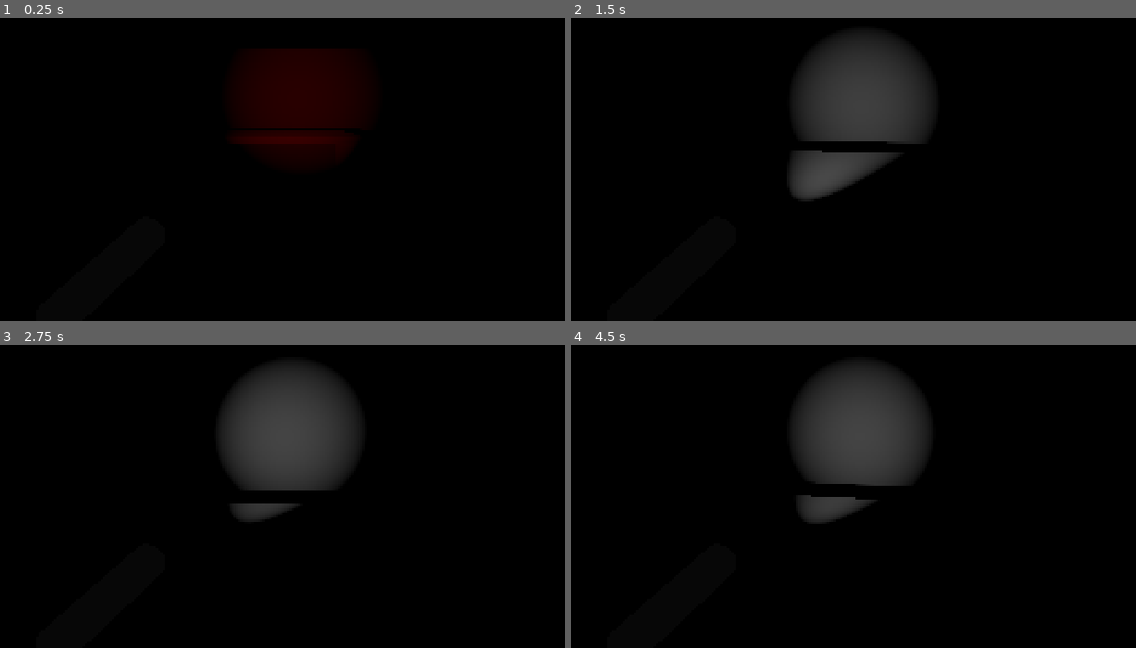
Above: before the commit, frames 1-4 (two rows, left to right).
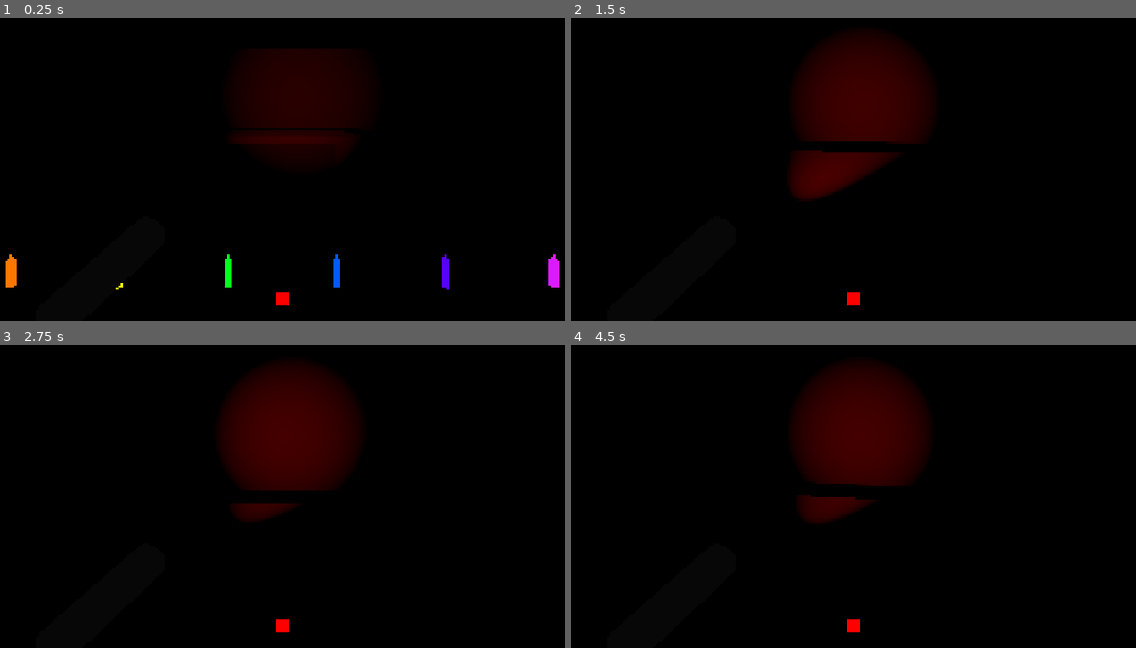
Above: after the commit, the same moments.

Repository: goamek/respawngamejam2026
Game: Godot game, scene res://src/level/scenes/test_room.tscn
The game is run twice, just before and just after one commit, with the same random seed, the same clock (stepped at 60 frames per second) and the same inputs.
Inputs (mouse positions are in pixels of both pictures, inside the frame that each line leads up to):
- Up to frame 1 (0.25 s): no input
- Up to frame 2 (1.5 s): tap Enter at 0.5 s; move the mouse to (893, 111) at 0.52 s; hold R (color_next) 0.53-1.28 s; hold W (move_forward) from 0.53 s (still down); tap Q (color_prev) at 0.8, 1.35 s; move the mouse to (813, 114) at 1.27 s
- Up to frame 3 (2.75 s): keep holding W (move_forward); tap F (flashlight) at 1.55 s; tap Space at 2 s; move the mouse to (299, 432) at 2.02 s; hold F (flashlight) from 2.03 s (still down); tap E (interact) at 2.3 s
- Up to frame 4 (4.5 s): keep holding W (move_forward); tap Enter at 2.75 s; move the mouse to (842, 444) at 2.77 s; release F (flashlight) at 2.78 s; tap E (interact) at 2.85 s; tap R (color_next) at 3.05 s; tap Space at 3.5 s; move the mouse to (910, 444) at 3.52 s; hold R (color_next) 3.53-4.28 s; tap Q (color_prev) at 3.8, 4.35 s; move the mouse to (797, 435) at 4.27 s

The runs differ from the first frame. In frame 1, 0.9% of the frame differs, in the area x 0-100%, y 77-95%; in frame 2, 9.3%, in the area x 38-64%, y 5-95%; in frame 3, 9.0%; in frame 4, 8.9%.

Commit message:
unlocking colors via crayons

Diff:
--- a/respawn-game-jam-2026/src/flashlight/scripts/flashlight.gd
+++ b/respawn-game-jam-2026/src/flashlight/scripts/flashlight.gd
@@ -7,6 +7,8 @@
 signal toggled(is_on: bool)
 ## Emitted when the beam changes to a different hue.
 signal hue_changed(hue: Spectrum.Hue)
+## Emitted when a hue becomes available to cycle to.
+signal hue_unlocked(hue: Spectrum.Hue)
 
 ## Value published as the beam hue while the light is off, matching no object.
 const NO_HUE: int = -1
@@ -64,14 +66,15 @@
 	hue_changed.emit(current_hue)
 
 
-## Adds [param hue] to the hues the player can cycle through, keeping the current hue selected.
+## Unlocks [param hue] and switches the beam to it; the seventh spectrum hue also unlocks white.
 func unlock_hue(hue: Spectrum.Hue) -> void:
 	if unlocked_hues.has(hue):
 		return
-	var selected: Spectrum.Hue = current_hue
-	unlocked_hues.append(hue)
-	unlocked_hues.sort()
-	_hue_index = unlocked_hues.find(selected)
+	_add_hue(hue)
+	if Spectrum.has_all_colors(unlocked_hues) and not unlocked_hues.has(Spectrum.Hue.WHITE):
+		_add_hue(Spectrum.Hue.WHITE)
+	_refresh_light()
+	hue_changed.emit(current_hue)
 
 
 ## Whether [param point], in global space, is inside the beam's cone and range while the light is on.
@@ -82,6 +85,14 @@
 	if to_point.length() > _light.spot_range:
 		return false
 	return to_point.normalized().dot(_beam_direction()) >= _cone_cos()
+
+
+## Adds [param hue] in spectrum order, selects it, and announces it.
+func _add_hue(hue: Spectrum.Hue) -> void:
+	unlocked_hues.append(hue)
+	unlocked_hues.sort()
+	_hue_index = unlocked_hues.find(hue)
+	hue_unlocked.emit(hue)
 
 
 ## Returns the direction the beam points, in global space.
--- a/respawn-game-jam-2026/src/flashlight/scripts/spectrum.gd
+++ b/respawn-game-jam-2026/src/flashlight/scripts/spectrum.gd
@@ -21,6 +21,14 @@
 	return COLORS[hue]
 
 
+## Whether [param hues] contains all seven spectrum colors; white does not count.
+static func has_all_colors(hues: Array[Hue]) -> bool:
+	for hue: Hue in Hue.values():
+		if hue != Hue.WHITE and not hues.has(hue):
+			return false
+	return true
+
+
 ## Whether a beam of [param beam_hue] reveals an object of [param object_hue]. White reveals every hue.
 static func reveals(beam_hue: Hue, object_hue: Hue) -> bool:
 	return beam_hue == object_hue or beam_hue == Hue.WHITE
--- a/respawn-game-jam-2026/src/level/scenes/test_room.tscn
+++ b/respawn-game-jam-2026/src/level/scenes/test_room.tscn
@@ -6,6 +6,7 @@
 [ext_resource type="Script" uid="uid://38ycruyw5ad8" path="res://src/level/scripts/test_room.gd" id="4_test_room"]
 [ext_resource type="Script" uid="uid://fciruc2lxj0a" path="res://src/interaction/scripts/interactable.gd" id="5_interactable"]
 [ext_resource type="Script" uid="uid://dsk4habmnymmc" path="res://src/interaction/scripts/carryable.gd" id="6_carryable"]
+[ext_resource type="PackedScene" path="res://src/pickup/scenes/crayon.tscn" id="7_crayon"]
 
 [sub_resource type="Environment" id="Environment_test"]
 background_mode = 1
@@ -208,10 +209,33 @@
 prompt = "Press"
 required_reveal = NodePath("../Revealable")
 
+[node name="Crayons" type="Node3D" parent="."]
+transform = Transform3D(1, 0, 0, 0, 1, 0, 0, 0, 1, 0, 0, -2.5)
+
+[node name="OrangeCrayon" parent="Crayons" instance=ExtResource("7_crayon")]
+transform = Transform3D(1, 0, 0, 0, 1, 0, 0, 0, 1, -2.5, 0, 0)
+
+[node name="YellowCrayon" parent="Crayons" instance=ExtResource("7_crayon")]
+transform = Transform3D(1, 0, 0, 0, 1, 0, 0, 0, 1, -1.5, 0, 0)
+hue = 2
+
+[node name="GreenCrayon" parent="Crayons" instance=ExtResource("7_crayon")]
+transform = Transform3D(1, 0, 0, 0, 1, 0, 0, 0, 1, -0.5, 0, 0)
+hue = 3
+
+[node name="BlueCrayon" parent="Crayons" instance=ExtResource("7_crayon")]
+transform = Transform3D(1, 0, 0, 0, 1, 0, 0, 0, 1, 0.5, 0, 0)
+hue = 4
+
+[node name="IndigoCrayon" parent="Crayons" instance=ExtResource("7_crayon")]
+transform = Transform3D(1, 0, 0, 0, 1, 0, 0, 0, 1, 1.5, 0, 0)
+hue = 5
+
+[node name="VioletCrayon" parent="Crayons" instance=ExtResource("7_crayon")]
+transform = Transform3D(1, 0, 0, 0, 1, 0, 0, 0, 1, 2.5, 0, 0)
+hue = 6
+
 [node name="Player" parent="." unique_id=1249024126 instance=ExtResource("1_player")]
-
-[node name="Flashlight" parent="Player/Head/Hand" index="0"]
-unlocked_hues = Array[int]([0, 1, 2, 3, 4, 5, 6, 7])
 
 [node name="InteractionPrompt" parent="Player/HUD" index="0"]
 layout_mode = 3
--- /dev/null
+++ b/respawn-game-jam-2026/src/pickup/scenes/crayon.tscn
@@ -0,0 +1,43 @@
+[gd_scene format=3]
+
+[ext_resource type="Script" path="res://src/pickup/scripts/crayon.gd" id="1_crayon"]
+[ext_resource type="Script" path="res://src/interaction/scripts/interactable.gd" id="2_interactable"]
+
+[sub_resource type="CylinderMesh" id="CylinderMesh_body"]
+top_radius = 0.035
+bottom_radius = 0.035
+height = 0.22
+radial_segments = 16
+rings = 1
+
+[sub_resource type="CylinderMesh" id="CylinderMesh_tip"]
+top_radius = 0.004
+bottom_radius = 0.035
+height = 0.07
+radial_segments = 16
+rings = 1
+
+[sub_resource type="CylinderShape3D" id="CylinderShape3D_pickup"]
+height = 0.32
+radius = 0.08
+
+[node name="Crayon" type="StaticBody3D"]
+collision_layer = 4
+collision_mask = 0
+script = ExtResource("1_crayon")
+
+[node name="Body" type="MeshInstance3D" parent="."]
+transform = Transform3D(1, 0, 0, 0, 1, 0, 0, 0, 1, 0, 0.11, 0)
+mesh = SubResource("CylinderMesh_body")
+
+[node name="Tip" type="MeshInstance3D" parent="."]
+transform = Transform3D(1, 0, 0, 0, 1, 0, 0, 0, 1, 0, 0.255, 0)
+mesh = SubResource("CylinderMesh_tip")
+
+[node name="CollisionShape3D" type="CollisionShape3D" parent="."]
+transform = Transform3D(1, 0, 0, 0, 1, 0, 0, 0, 1, 0, 0.16, 0)
+shape = SubResource("CylinderShape3D_pickup")
+
+[node name="Interactable" type="Node" parent="."]
+script = ExtResource("2_interactable")
+prompt = "Take crayon"
--- /dev/null
+++ b/respawn-game-jam-2026/src/pickup/scripts/crayon.gd
@@ -0,0 +1,39 @@
+class_name Crayon
+extends StaticBody3D
+## Collectible crayon that gives the player's flashlight a new hue when picked up.
+
+## Emitted when a player collects this crayon.
+signal collected(hue: Spectrum.Hue)
+
+## Hue the flashlight gains when this crayon is collected.
+@export var hue: Spectrum.Hue = Spectrum.Hue.ORANGE
+## Brightness of the crayon's own glow, so it can be found in the dark.
+@export var glow: float = 0.6
+
+@onready var _interactable: Interactable = $Interactable
+
+
+## Colors the crayon and listens for the player picking it up.
+func _ready() -> void:
+	_apply_color()
+	_interactable.interacted.connect(_on_interacted)
+
+
+## Gives every mesh of the crayon a glowing material in its hue's color.
+func _apply_color() -> void:
+	var material := StandardMaterial3D.new()
+	material.albedo_color = Spectrum.color_of(hue)
+	material.emission_enabled = true
+	material.emission = Spectrum.color_of(hue)
+	material.emission_energy_multiplier = glow
+	for mesh: Node in find_children("*", "MeshInstance3D", true, false):
+		(mesh as MeshInstance3D).material_override = material
+
+
+## Unlocks this crayon's hue on [param player]'s flashlight, then removes the crayon.
+func _on_interacted(player: Player) -> void:
+	if player.flashlight == null:
+		return
+	player.flashlight.unlock_hue(hue)
+	collected.emit(hue)
+	queue_free()
--- a/respawn-game-jam-2026/src/player/scenes/player.tscn
+++ b/respawn-game-jam-2026/src/player/scenes/player.tscn
@@ -4,6 +4,7 @@
 [ext_resource type="PackedScene" path="res://src/flashlight/scenes/flashlight.tscn" id="2_flashlight"]
 [ext_resource type="Script" path="res://src/interaction/scripts/interactor.gd" id="3_interactor"]
 [ext_resource type="PackedScene" path="res://src/ui/scenes/interaction_prompt.tscn" id="4_prompt"]
+[ext_resource type="PackedScene" path="res://src/ui/scenes/hue_indicator.tscn" id="5_indicator"]
 
 [sub_resource type="CapsuleShape3D" id="CapsuleShape3D_body"]
 radius = 0.3
@@ -50,3 +51,6 @@
 
 [node name="InteractionPrompt" parent="HUD" node_paths=PackedStringArray("interactor") instance=ExtResource("4_prompt")]
 interactor = NodePath("../../Head/Interactor")
+
+[node name="HueIndicator" parent="HUD" node_paths=PackedStringArray("player") instance=ExtResource("5_indicator")]
+player = NodePath("../..")
--- a/respawn-game-jam-2026/src/player/scripts/player.gd
+++ b/respawn-game-jam-2026/src/player/scripts/player.gd
@@ -2,6 +2,9 @@
 extends CharacterBody3D
 ## First-person player body: walks, sprints, crouches, and looks around.
 ## Mouse movement and the right stick both turn the body and tilt the head.
+
+## Emitted when the player takes hold of [param flashlight].
+signal flashlight_equipped(flashlight: Flashlight)
 
 ## Distance from the top of the body down to the eyes, in meters.
 const EYE_OFFSET: float = 0.2
@@ -59,7 +62,7 @@
 	_apply_height()
 	for child: Node in hand.get_children():
 		if child is Flashlight:
-			flashlight = child
+			_hold_flashlight(child)
 
 
 ## Routes mouse look and the pause, interact, and flashlight actions.
@@ -92,7 +95,13 @@
 	else:
 		item.reparent(hand, false)
 	item.transform = Transform3D.IDENTITY
+	_hold_flashlight(item)
+
+
+## Makes [param item] the flashlight the player controls and announces it.
+func _hold_flashlight(item: Flashlight) -> void:
 	flashlight = item
+	flashlight_equipped.emit(item)
 
 
 ## Turns the body and tilts the head by [param degrees], x for left and right, y for up and down.
--- /dev/null
+++ b/respawn-game-jam-2026/src/ui/scenes/hue_indicator.tscn
@@ -0,0 +1,20 @@
+[gd_scene format=3]
+
+[ext_resource type="Script" path="res://src/ui/scripts/hue_indicator.gd" id="1_indicator"]
+
+[node name="HueIndicator" type="HBoxContainer"]
+anchors_preset = 7
+anchor_left = 0.5
+anchor_top = 1.0
+anchor_right = 0.5
+anchor_bottom = 1.0
+offset_left = -200.0
+offset_top = -76.0
+offset_right = 200.0
+offset_bottom = -40.0
+grow_horizontal = 2
+grow_vertical = 0
+mouse_filter = 2
+theme_override_constants/separation = 8
+alignment = 1
+script = ExtResource("1_indicator")
--- /dev/null
+++ b/respawn-game-jam-2026/src/ui/scripts/hue_indicator.gd
@@ -0,0 +1,72 @@
+class_name HueIndicator
+extends HBoxContainer
+## Shows the flashlight's unlocked hues as a row of swatches, with the current one enlarged.
+
+## Size of the swatch for the hue the beam is shining, in pixels.
+const CURRENT_SIZE: Vector2 = Vector2(36.0, 36.0)
+## Size of the swatches for the other unlocked hues, in pixels.
+const OTHER_SIZE: Vector2 = Vector2(22.0, 22.0)
+## Opacity of the swatches for the other unlocked hues.
+const OTHER_ALPHA: float = 0.35
+## Opacity of the whole row while the flashlight is off.
+const OFF_ALPHA: float = 0.3
+
+## Player whose flashlight this displays.
+@export var player: Player
+
+var _flashlight: Flashlight
+var _swatches: Dictionary[Spectrum.Hue, ColorRect] = {}
+
+
+## Waits for the player to take hold of a flashlight.
+func _ready() -> void:
+	player.flashlight_equipped.connect(_on_flashlight_equipped)
+
+
+## Starts following [param flashlight] and draws its hues.
+func _on_flashlight_equipped(flashlight: Flashlight) -> void:
+	_flashlight = flashlight
+	flashlight.hue_unlocked.connect(_on_hue_unlocked)
+	flashlight.hue_changed.connect(_on_hue_changed)
+	flashlight.toggled.connect(_on_toggled)
+	_rebuild()
+
+
+## Adds a swatch when a new hue is unlocked.
+func _on_hue_unlocked(_hue: Spectrum.Hue) -> void:
+	_rebuild()
+
+
+## Moves the highlight when the beam changes hue.
+func _on_hue_changed(_hue: Spectrum.Hue) -> void:
+	_refresh()
+
+
+## Dims or restores the row when the light is switched.
+func _on_toggled(_is_on: bool) -> void:
+	_refresh()
+
+
+## Replaces every swatch with one per unlocked hue, in spectrum order.
+func _rebuild() -> void:
+	for swatch: ColorRect in _swatches.values():
+		remove_child(swatch)
+		swatch.queue_free()
+	_swatches.clear()
+	for hue: Spectrum.Hue in _flashlight.unlocked_hues:
+		var swatch := ColorRect.new()
+		swatch.color = Spectrum.color_of(hue)
+		swatch.size_flags_vertical = Control.SIZE_SHRINK_END
+		swatch.mouse_filter = Control.MOUSE_FILTER_IGNORE
+		add_child(swatch)
+		_swatches[hue] = swatch
+	_refresh()
+
+
+## Enlarges the current hue's swatch, fades the others, and dims the row while the light is off.
+func _refresh() -> void:
+	for hue: Spectrum.Hue in _swatches:
+		var is_current: bool = hue == _flashlight.current_hue
+		_swatches[hue].custom_minimum_size = CURRENT_SIZE if is_current else OTHER_SIZE
+		_swatches[hue].modulate.a = 1.0 if is_current else OTHER_ALPHA
+	modulate.a = 1.0 if _flashlight.is_on else OFF_ALPHA
Not shown, added: respawn-game-jam-2026/src/pickup/scripts/crayon.gd.uid
Not shown, added: respawn-game-jam-2026/src/ui/scripts/hue_indicator.gd.uid
